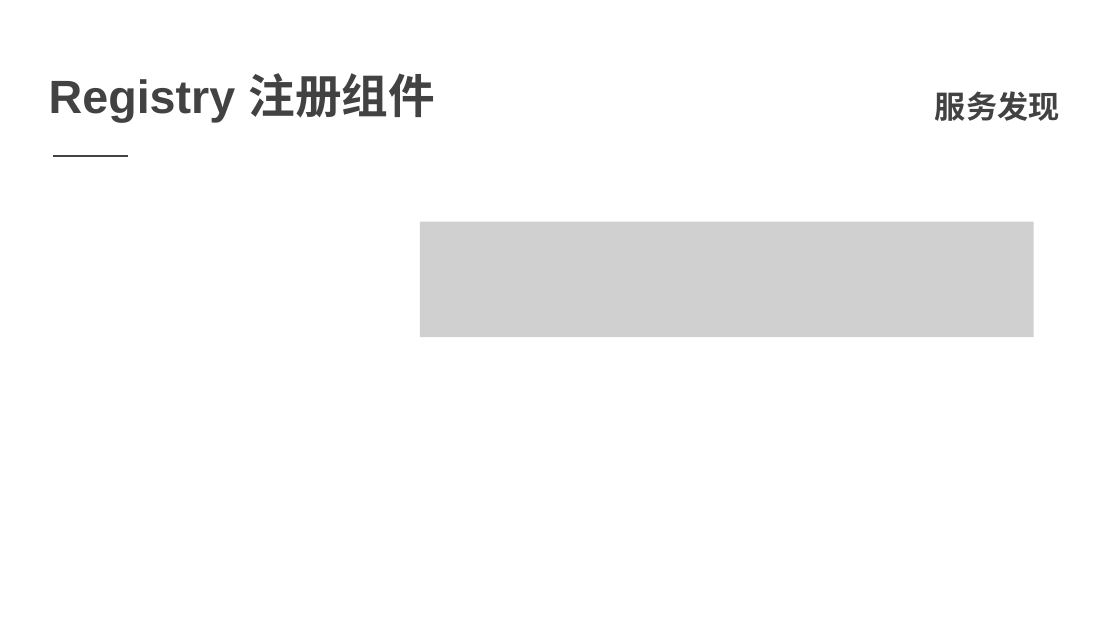
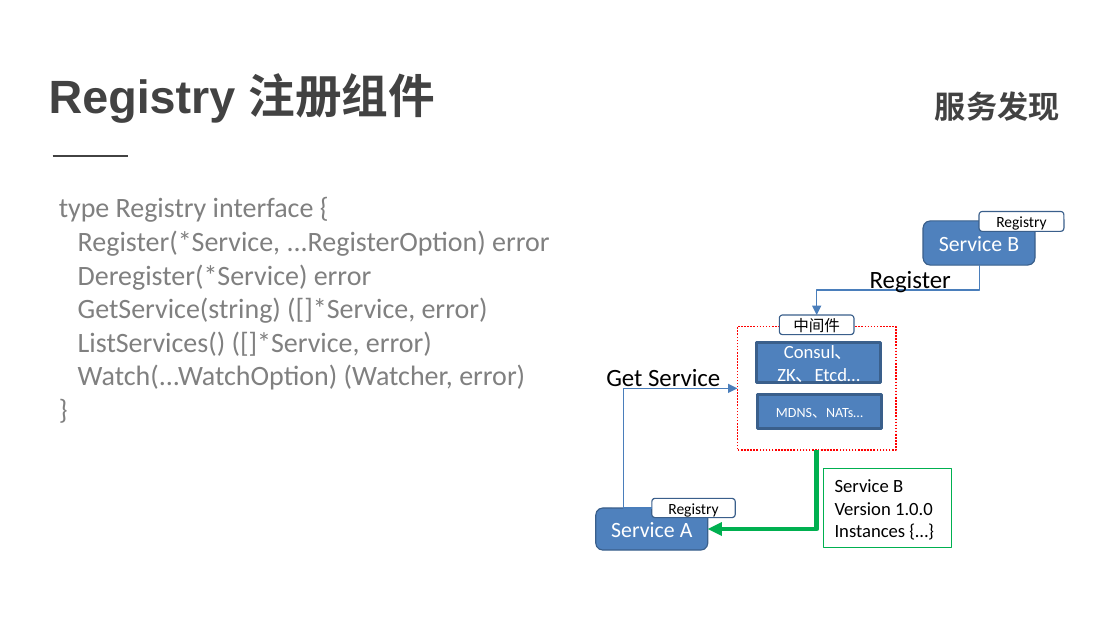
Before and after one commit to printfcoder/stack-rpc-tutorials, a slide deck: slide 10 of others/share/learning-go/【第一期】Go-Micro框架设计.pptx. Drawn at 1120x630 pixels with LibreOffice and Linux fonts; fonts in the diff are those of the drawing; grey boxes stand for pictures. Boxes give left, top, right and bottom in pixels: in the first picture for what was removed or moved away, otherwise in the second. Text is boxed around its words. In the diff, an @@ line names an element or a change of style, - is before the commit and + after.

Commit message:
registry 模块，transport进行中

```diff
--- a/others/share/learning-go/【第一期】Go-Micro框架设计.pptx
+++ b/others/share/learning-go/【第一期】Go-Micro框架设计.pptx
@@ text added at (59,198,549,390), 18 pt, text #808080 @@
+type Registry interface {
+Register(*Service, ...RegisterOption) error
+Deregister(*Service) error
+GetService(string) ([]*Service, error)
+ListServices() ([]*Service, error)
+Watch(...WatchOption) (Watcher, error)
+}
@@ picture removed at (420,222,1034,337) @@
@@ rounded rectangle added at (923,221,1035,265), fill #4F81BD, outline #3A5F8C 0.75 pt, 14 pt, text #FFFFFF @@
+Service B
@@ rounded rectangle added at (979,212,1064,232), fill #FFFFFF, outline #3A5F8C 0.75 pt, 10 pt, text #000000 @@
+Registry
@@ elbow arrow added from (979, 265) to (816, 315), #4B7EBC 0.75 pt @@
@@ text added at (870,271,951,293), 16 pt, text #000000 @@
+Register
@@ rectangle added at (737,327,896,450), fill #FFFFFF, outline #FF0000 1 pt dashed @@
@@ rounded rectangle added at (780,315,855,335), fill #FFFFFF, outline #3A5F8C 0.75 pt, 10 pt, text #000000 @@
+中间件
@@ rectangle added at (757,343,880,383), fill #4F81BD, outline #3A5F8C 2 pt, 12 pt, text #FFFFFF @@
+Consul、ZK、Etcd…
@@ text added at (606,369,720,392), 16 pt, text #000000 @@
+Get Service
@@ elbow arrow added from (652, 508) to (737, 389), #4B7EBC 0.75 pt @@
@@ rectangle added at (757,394,880,429), fill #4F81BD, outline #3A5F8C 2 pt, 9 pt, text #FFFFFF @@
+MDNS、NATs…
@@ elbow arrow added from (816, 450) to (708, 529), #00B050 3 pt @@
@@ rectangle added at (823,468,951,548), outline #00B050 0.75 pt, 12 pt, text #000000 @@
+Service B
+Version 1.0.0
+Instances {…}
@@ rounded rectangle added at (596,508,708,551), fill #4F81BD, outline #3A5F8C 0.75 pt, 14 pt, text #FFFFFF @@
+Service A
@@ rounded rectangle added at (652,498,735,517), fill #FFFFFF, outline #3A5F8C 0.75 pt, 10 pt, text #000000 @@
+Registry
```
Also in this commit, not shown: 1 other slide changed, 1 other file.
